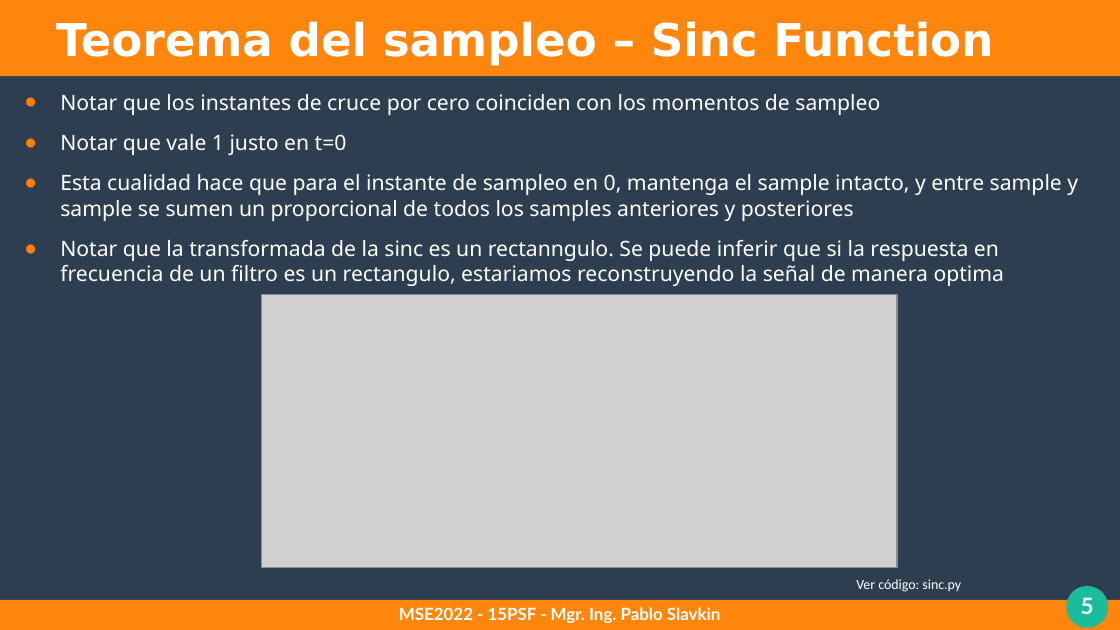
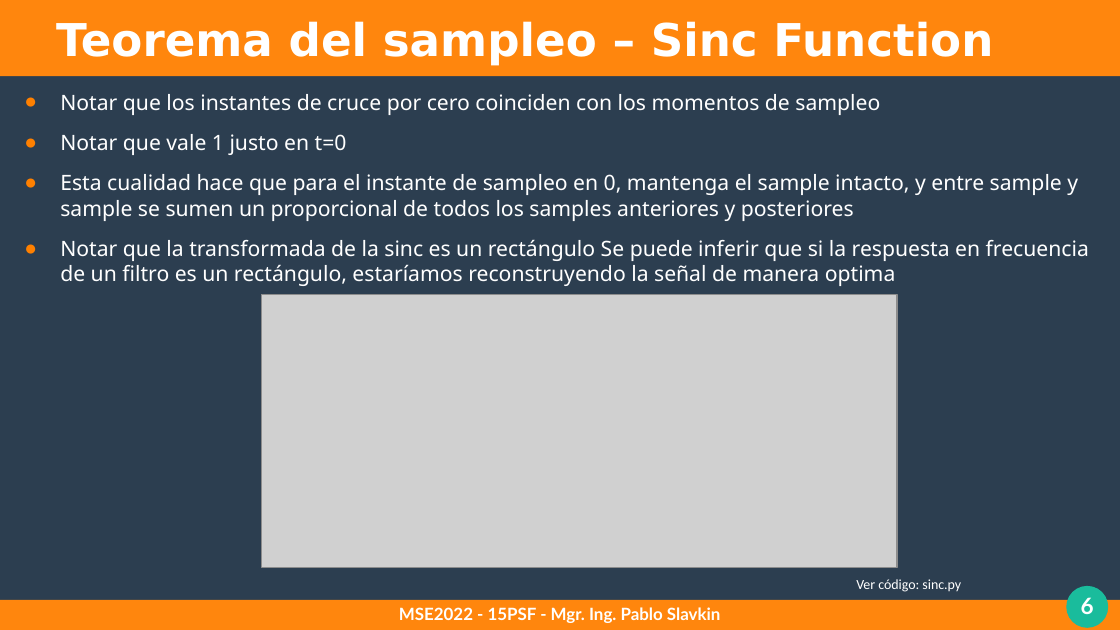
Before and after one commit to pslavkin/psf_2022, a slide deck: slide 6 of clases/2_clase/2_clase.odp (slide 5 before the commit). Drawn at 1120x630 pixels with LibreOffice and Linux fonts; fonts in the diff are those of the drawing; grey boxes stand for pictures. Boxes give left, top, right and bottom in pixels: in the first picture for what was removed or moved away, otherwise in the second. Text is boxed around its words. In the diff, an @@ line names an element or a change of style, - is before the commit and + after.

```diff
--- a/clases/2_clase/2_clase.odp
+++ b/clases/2_clase/2_clase.odp
@@ text at box(60, 239, 1089, 286): text changed @@
-● Notar que la transformada de la sinc es un rectanngulo. Se puede inferir que si la respuesta en frecuencia de un filtro es un rectangulo, estariamos reconstruyendo la señal de manera optima
+● Notar que la transformada de la sinc es un rectángulo Se puede inferir que si la respuesta en frecuencia de un filtro es un rectángulo, estaríamos reconstruyendo la señal de manera optima
@@ page number at box(1081, 597, 1094, 614): text changed @@
-5
+6
```
Also in this commit, not shown: 2 other slides changed, 1 slide added, 3 other files.
